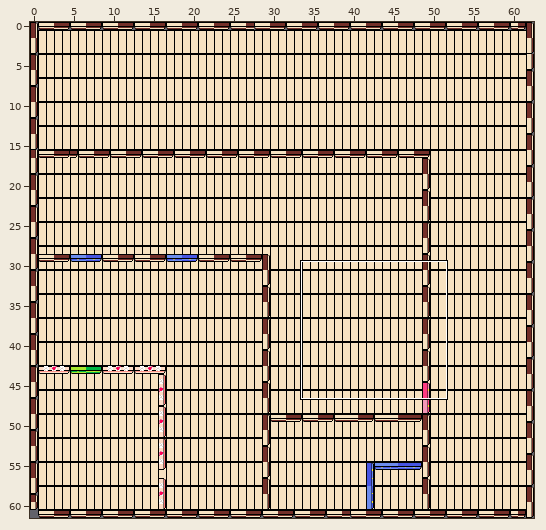
Tiled map (JSON): assets/art/Levels/reuben_level.json. The first picture is a wide view before the edit; the outline marks the close-up.
Close-up. Old version:
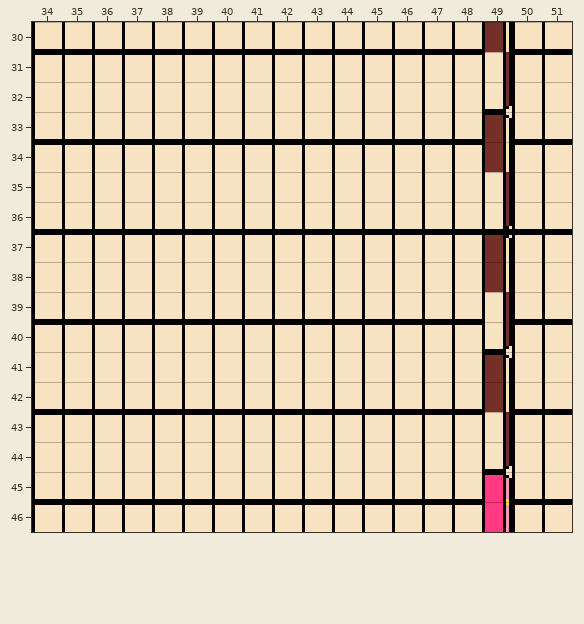
Cells are 10x10 px. Shown: x 34..51, y 30..46. The commit also changed other parts of the map, which this record leaves out.
After:
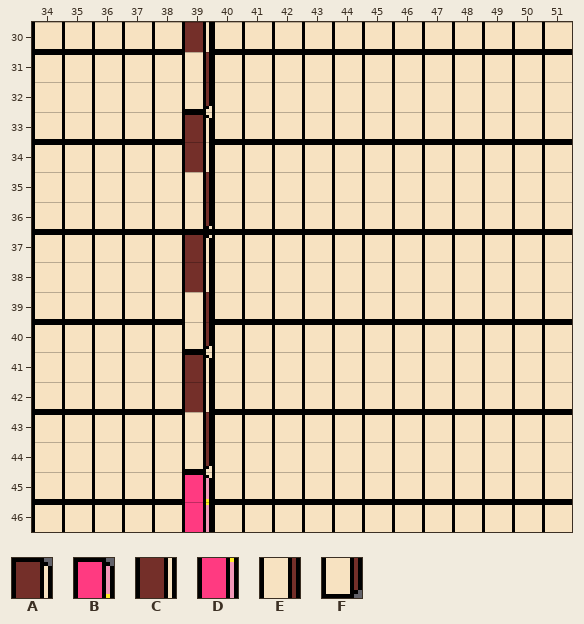
Key: from "TileSet": A 0, B 9, C 10, D 19, E 20, F 30.
_ is an empty cell.
Diff:
Layer "Walls":
Tile A now appears in row 33 at x 39; in row 37 at x 39; in row 41 at x 39.
Tile C now appears in row 30 at x 39; in row 34 at x 39; in row 38 at x 39; in row 42 at x 39.
Tile E now appears in row 31 at x 39; in row 35 at x 39; in row 39 at x 39; in row 43 at x 39.
Tile F now appears in row 32 at x 39; in row 36 at x 39; in row 40 at x 39; in row 44 at x 39.
The author cleared tile A in row 33 at x 49; in row 37 at x 49; in row 41 at x 49.
The author cleared tile C in row 30 at x 49; in row 34 at x 49; in row 38 at x 49; in row 42 at x 49.
The author cleared tile E in row 31 at x 49; in row 35 at x 49; in row 39 at x 49; in row 43 at x 49.
The author cleared tile F in row 32 at x 49; in row 36 at x 49; in row 40 at x 49; in row 44 at x 49.
Layer "PinkDoor":
Tile B now appears in row 45 at x 39.
Tile D now appears in row 46 at x 39.
The author cleared tile B in row 45 at x 49.
The author cleared tile D in row 46 at x 49.
Where, in picture pixels (left, top, right, bottom), the same in both close-ups:
added: (185, 22, 212, 532)
removed: (485, 22, 512, 532)
